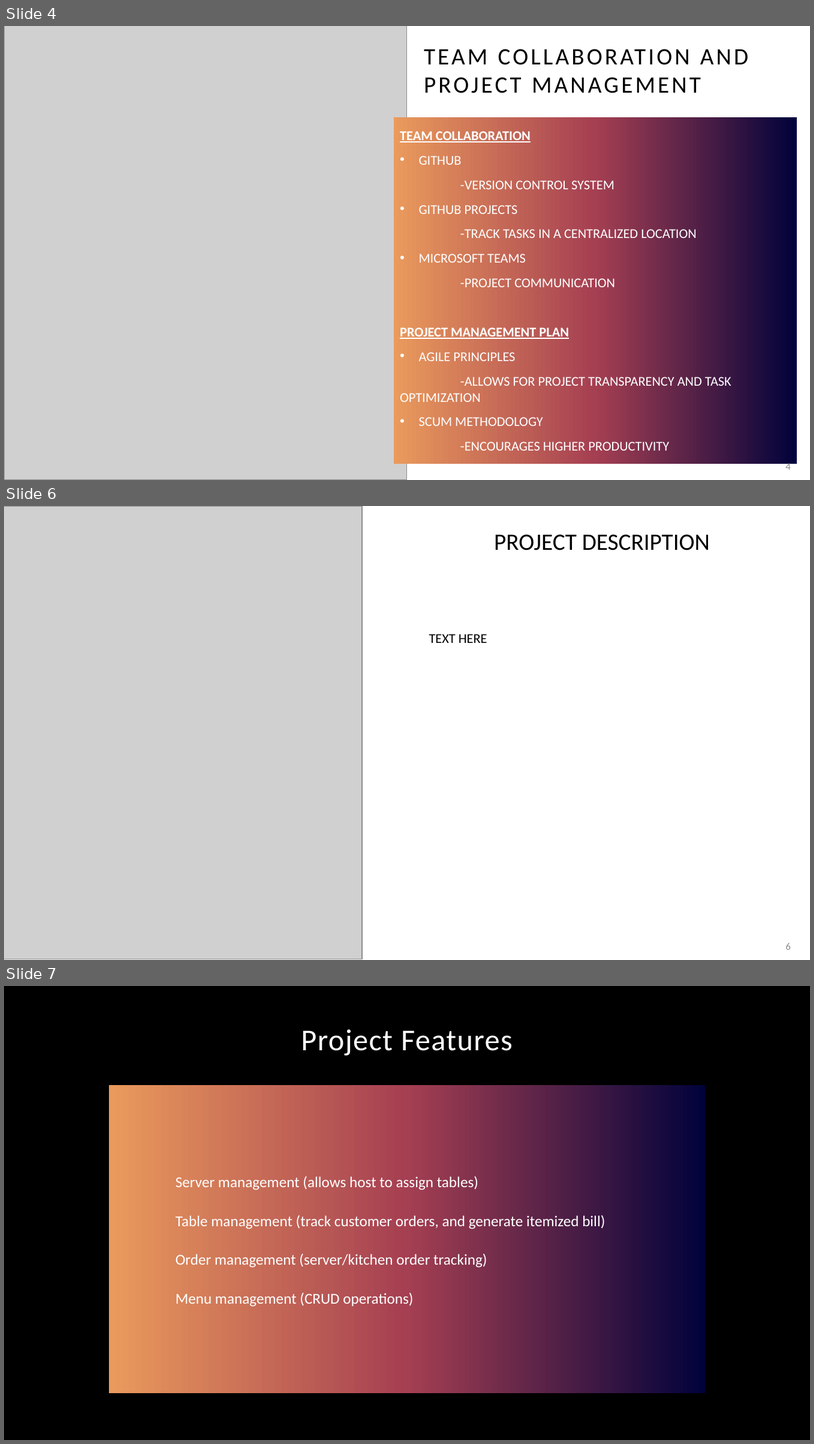
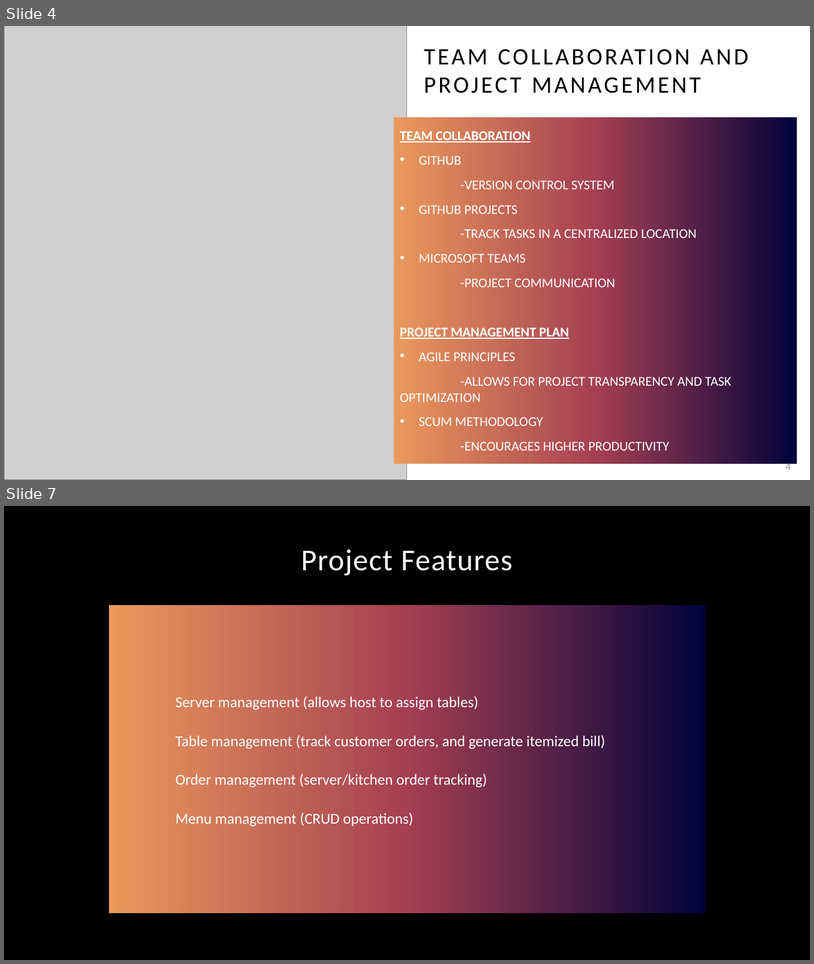
Before and after one commit to KL-3/CentRes, a slide deck: CentRes.pptx. Shown one above the other, each under a label of ours: slides 4, 6 and 7 before the commit, slides 4 and 7 after it; the slides between them are not shown. The pictures are 814x1444 and 814x964 pixels, drawn with LibreOffice and Linux fonts; fonts in the diff are those of the drawing; grey boxes stand for pictures; background and template pictures are left out. Boxes give left, top, right and bottom in pixels: in the first picture for what was removed or moved away, otherwise in the second. Text is boxed around its words. In the diff, an @@ line names an element or a change of style, - is before the commit and + after.

Commit message:
Added hardware, architecture and project specs

```diff
--- a/CentRes.pptx
+++ b/CentRes.pptx
@@ slide 6 removed at box(4, 506, 810, 960), background #FFFFFF @@
@@ picture removed at box(4, 506, 362, 959) @@
@@ title removed at box(494, 534, 710, 550) @@
-PROJECT DESCRIPTION
@@ text removed at box(429, 634, 488, 643) @@
-TEXT HERE
@@ page number removed at box(786, 943, 791, 949) @@
-6
```
Also in this commit, not shown: 4 slides changed, 1 slide added.
